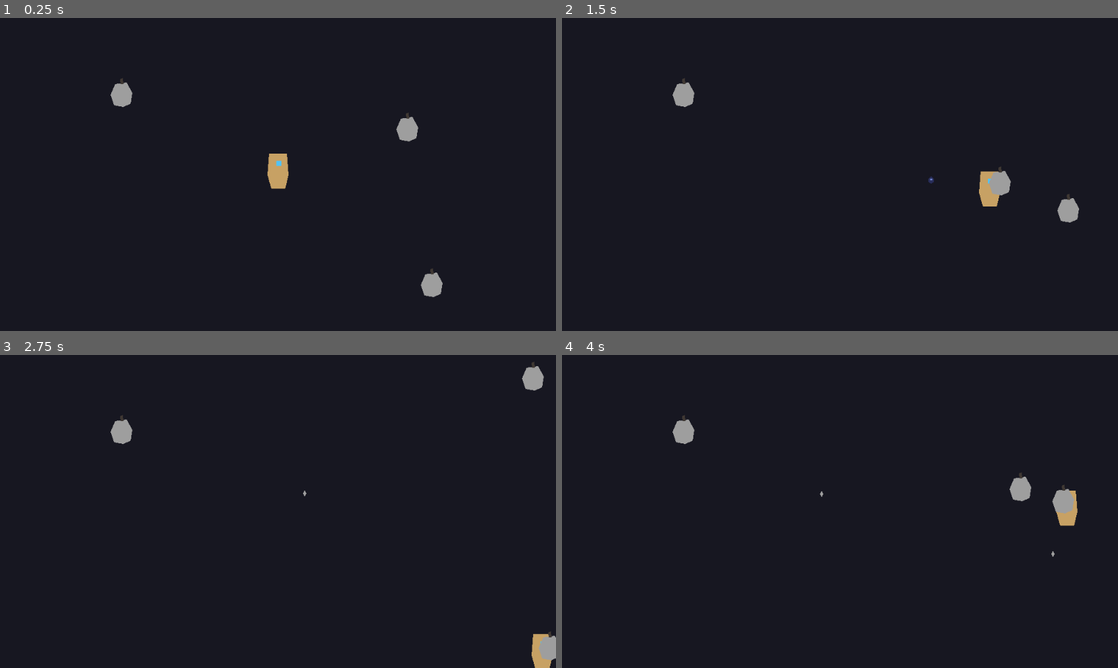
Above: before the commit, frames 1-4 (two rows, left to right).
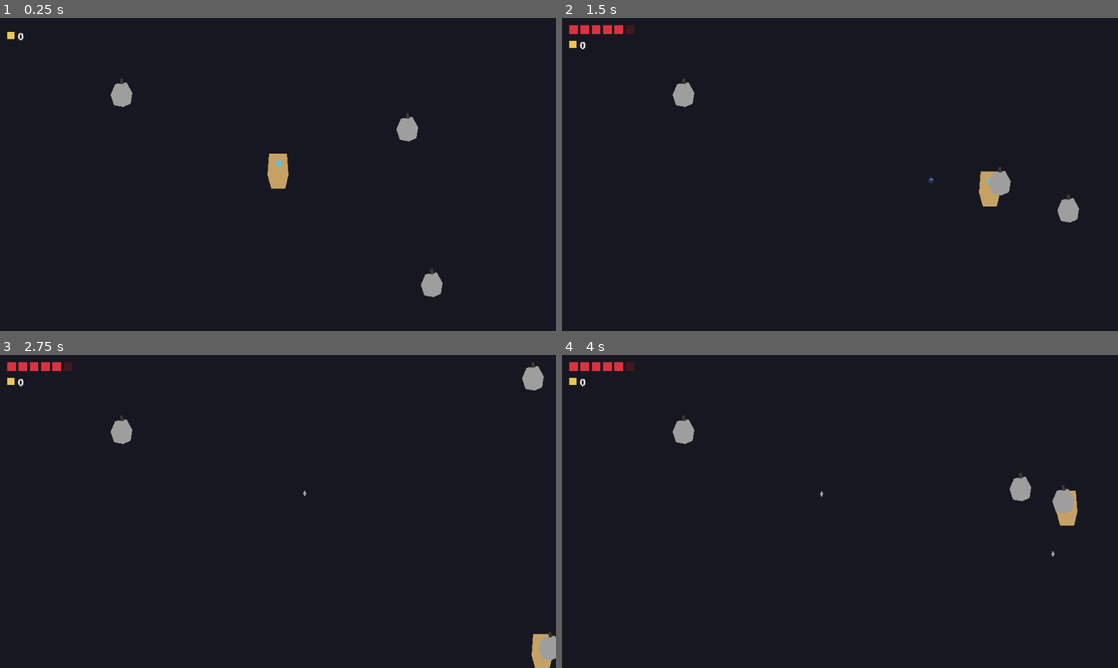
Above: after the commit, the same moments.

Repository: danielespinolagonzalez-ux/Mistveil
Game: Godot game, scene res://scenes/main/main.tscn
Two runs of this game, one before a commit and one after it. Both use one fixed random seed, a clock stepped at 60 frames per second and the inputs below.
Inputs (mouse positions are in pixels of both pictures, inside the frame that each line leads up to):
- Up to frame 1 (0.25 s): no input
- Up to frame 2 (1.5 s): move the mouse to (962, 158) at 0.52 s; hold D (move_right) 0.53-1.28 s; tap E (dragoon) at 0.6 s; move the mouse to (728, 190) at 1.27 s; hold S (move_down) from 1.28 s (still down); click (728, 190) at 1.35 s
- Up to frame 3 (2.75 s): move the mouse to (333, 442) at 2.02 s; release S (move_down) at 2.03 s; hold D (move_right) from 2.03 s (still down); tap E (dragoon) at 2.1 s
- Up to frame 4 (4 s): move the mouse to (812, 574) at 2.77 s; release D (move_right) at 2.78 s; hold W (move_up) 2.78-3.53 s; click (812, 574) at 2.85 s; move the mouse to (1006, 558) at 3.52 s; hold A (move_left) from 3.53 s (still down); tap E (dragoon) at 3.6 s

The runs differ from the first frame. In frame 1, less than 0.1% of the frame differs, in the area x 1-5%, y 4-8%; in frame 2, 0.3%, in the area x 1-13%, y 2-10%; in frame 3, 0.3%; in frame 4, 0.3%.

Commit message:
feat: HUD con corazones de vida y contador de oro (tarea 1.5)
- 1 hp = 1 corazon (coherente con el item cuerda_extra)
- RunState.gold con add_gold/reset; senales player_health_changed y gold_changed
- Placeholders ColorRect; sprites solicitados en ASSETS_PENDIENTES.md
- test_player ampliado con 3 checks de HUD

Co-Authored-By: Claude Fable 5 <noreply@anthropic.com>
Claude-Session: https://claude.ai/code/session_01SbmgetzbNcFosjFKdYJBz4

Diff:
--- a/scenes/main/main.tscn
+++ b/scenes/main/main.tscn
@@ -1,10 +1,11 @@
-[gd_scene load_steps=6 format=3]
+[gd_scene load_steps=7 format=3]
 
 [ext_resource type="PackedScene" path="res://scenes/player/player.tscn" id="1_player"]
 [ext_resource type="Script" path="res://scripts/systems/tear_pool.gd" id="2_tear_pool"]
 [ext_resource type="PackedScene" path="res://scenes/enemies/enemy.tscn" id="3_enemy"]
 [ext_resource type="PackedScene" path="res://scenes/ui/defeat_screen.tscn" id="4_defeat"]
 [ext_resource type="Script" path="res://scripts/systems/enemy_projectile_pool.gd" id="5_enemy_pool"]
+[ext_resource type="PackedScene" path="res://scenes/ui/hud.tscn" id="6_hud"]
 
 [node name="Main" type="Node2D"]
 
@@ -33,4 +34,6 @@
 position = Vector2(480, 270)
 enemy_id = "engranaje_errante"
 
+[node name="HUD" parent="." instance=ExtResource("6_hud")]
+
 [node name="DefeatScreen" parent="." instance=ExtResource("4_defeat")]
--- /dev/null
+++ b/scenes/ui/hud.tscn
@@ -0,0 +1,36 @@
+[gd_scene load_steps=2 format=3]
+
+[ext_resource type="Script" path="res://scripts/ui/hud.gd" id="1_hud"]
+
+[node name="HUD" type="CanvasLayer"]
+layer = 5
+script = ExtResource("1_hud")
+
+[node name="Margin" type="MarginContainer" parent="."]
+offset_right = 200.0
+offset_bottom = 60.0
+theme_override_constants/margin_left = 8
+theme_override_constants/margin_top = 8
+
+[node name="Rows" type="VBoxContainer" parent="Margin"]
+layout_mode = 2
+theme_override_constants/separation = 4
+
+[node name="Hearts" type="HBoxContainer" parent="Margin/Rows"]
+layout_mode = 2
+theme_override_constants/separation = 3
+
+[node name="GoldRow" type="HBoxContainer" parent="Margin/Rows"]
+layout_mode = 2
+theme_override_constants/separation = 4
+
+[node name="GoldIcon" type="ColorRect" parent="Margin/Rows/GoldRow"]
+custom_minimum_size = Vector2(8, 8)
+layout_mode = 2
+size_flags_vertical = 4
+color = Color(0.92, 0.78, 0.31, 1)
+
+[node name="GoldLabel" type="Label" parent="Margin/Rows/GoldRow"]
+layout_mode = 2
+theme_override_font_sizes/font_size = 12
+text = "0"
--- a/scripts/autoload/event_bus.gd
+++ b/scripts/autoload/event_bus.gd
@@ -12,7 +12,12 @@
 ## Un enemigo dispara; EnemyProjectilePool escucha y pone la bala en juego.
 signal enemy_projectile_fired(origin: Vector2, direction: Vector2, speed: float, range_px: float, damage: float)
 
-# (Se irán usando a partir de la Fase 1)
 signal enemy_died(enemy: Node)
 signal player_died
 signal room_cleared
+
+# --- HUD / estado visible ---
+## Vida del player para el HUD (re-emitida por el player desde su HealthComponent).
+signal player_health_changed(current: int, max_hp: int)
+## Oro de la run (lo emite RunState al cambiar).
+signal gold_changed(total: int)
--- a/scripts/autoload/run_state.gd
+++ b/scripts/autoload/run_state.gd
@@ -1,3 +1,16 @@
 extends Node
 ## RunState — estado de la run actual (piso, items, oro, SP, semilla). Se resetea al morir.
-## Se llena a partir de la Fase 4 (semilla) y Fase 5 (items/oro).
+## Fase 1: solo oro. Piso/items/SP/semilla llegan en fases posteriores.
+
+var gold: int = 0
+
+
+func add_gold(amount: int) -> void:
+	gold = maxi(0, gold + amount)
+	EventBus.gold_changed.emit(gold)
+
+
+## Vuelta al estado inicial de run (se llamará al morir/empezar run).
+func reset() -> void:
+	gold = 0
+	EventBus.gold_changed.emit(gold)
--- a/scripts/entities/player.gd
+++ b/scripts/entities/player.gd
@@ -32,6 +32,9 @@
 	_health.current_hp = _health.max_hp
 	_hurtbox.hurt_by.connect(_on_hurt_by)
 	_health.died.connect(_on_died)
+	_health.health_changed.connect(_on_health_changed)
+	# Estado inicial para el HUD (la asignación directa de hp no emite señal).
+	EventBus.player_health_changed.emit(_health.current_hp, _health.max_hp)
 
 
 func _physics_process(delta: float) -> void:
@@ -92,6 +95,10 @@
 		_iframes_left_s = _hurt_iframes_s
 
 
+func _on_health_changed(current: int, max_hp: int) -> void:
+	EventBus.player_health_changed.emit(current, max_hp)
+
+
 func _on_died() -> void:
 	_dead = true
 	EventBus.player_died.emit()
--- /dev/null
+++ b/scripts/ui/hud.gd
@@ -0,0 +1,35 @@
+extends CanvasLayer
+## HUD de la run: corazones de vida (1 hp = 1 corazón) y contador de oro.
+## Solo escucha EventBus; no conoce al player ni a RunState salvo el estado inicial.
+
+# Colores placeholder hasta tener sprites (ver ASSETS_PENDIENTES.md).
+const HEART_FULL_COLOR := Color(0.85, 0.2, 0.25)
+const HEART_EMPTY_COLOR := Color(0.25, 0.1, 0.12)
+const HEART_SIZE := Vector2(10, 10)
+
+@onready var _hearts: HBoxContainer = $Margin/Rows/Hearts
+@onready var _gold_label: Label = $Margin/Rows/GoldRow/GoldLabel
+
+
+func _ready() -> void:
+	EventBus.player_health_changed.connect(_on_health_changed)
+	EventBus.gold_changed.connect(_on_gold_changed)
+	_on_gold_changed(RunState.gold)
+
+
+func _on_health_changed(current: int, max_hp: int) -> void:
+	# Ajusta el nº de corazones al máximo y pinta llenos/vacíos.
+	while _hearts.get_child_count() < max_hp:
+		var heart := ColorRect.new()
+		heart.custom_minimum_size = HEART_SIZE
+		_hearts.add_child(heart)
+	while _hearts.get_child_count() > max_hp:
+		var last: Node = _hearts.get_child(_hearts.get_child_count() - 1)
+		_hearts.remove_child(last)
+		last.free()
+	for i in _hearts.get_child_count():
+		(_hearts.get_child(i) as ColorRect).color = HEART_FULL_COLOR if i < current else HEART_EMPTY_COLOR
+
+
+func _on_gold_changed(total: int) -> void:
+	_gold_label.text = str(total)
--- a/tests/test_player.gd
+++ b/tests/test_player.gd
@@ -72,6 +72,22 @@
 	_check("derrota: título desde textos_es.json",
 		(defeat.get_node("Overlay/Title") as Label).text == DataDB.get_text("ui.muerte"))
 
+	# HUD (tarea 1.5): corazones = hp y contador de oro vía señales.
+	var hud: CanvasLayer = (load("res://scenes/ui/hud.tscn") as PackedScene).instantiate()
+	add_child(hud)
+	await get_tree().process_frame
+	var hearts: HBoxContainer = hud.get_node("Margin/Rows/Hearts")
+	EventBus.player_health_changed.emit(4, 6)
+	_check("hud: 6 corazones con máximo 6", hearts.get_child_count() == 6)
+	var full_count: int = 0
+	for heart in hearts.get_children():
+		if (heart as ColorRect).color.r > 0.5:
+			full_count += 1
+	_check("hud: 4 corazones llenos con vida 4", full_count == 4)
+	RunState.add_gold(7)
+	_check("hud: contador de oro refleja RunState",
+		(hud.get_node("Margin/Rows/GoldRow/GoldLabel") as Label).text == "7")
+
 	if _failures == 0:
 		print("TEST PLAYER: OK")
 		get_tree().quit(0)
Not shown, added: scripts/ui/hud.gd.uid
Not shown, changed: ASSETS_PENDIENTES.md
Not shown, changed: ESTADO.md
Not shown, changed: ROADMAP.md
